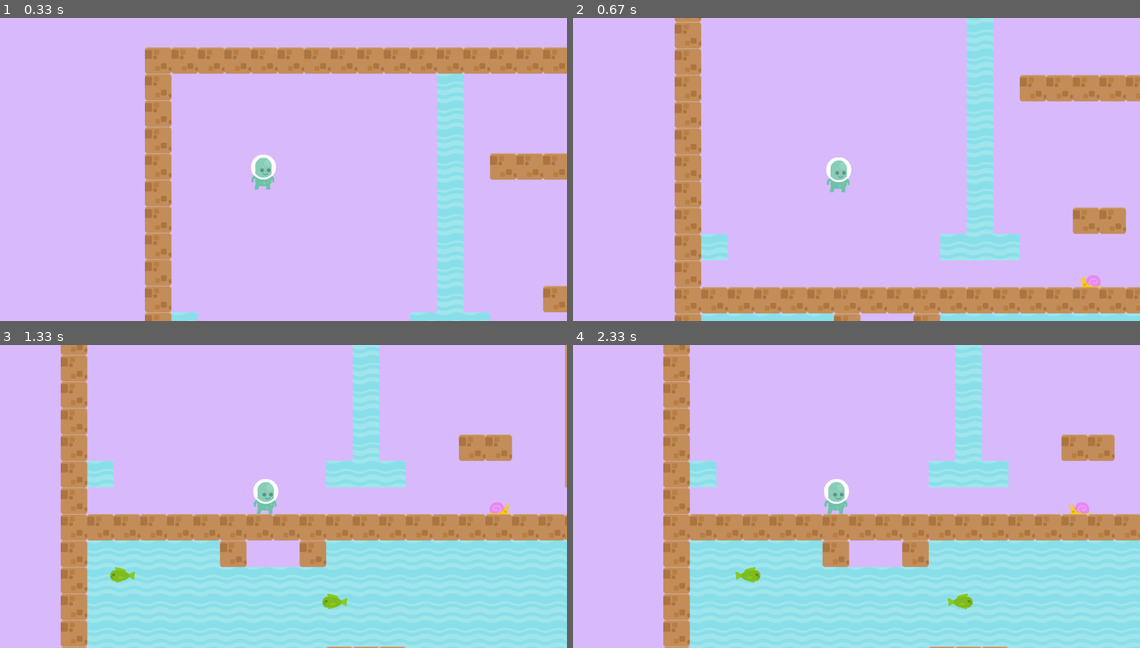
Above: before the commit, frames 1-4 (two rows, left to right).
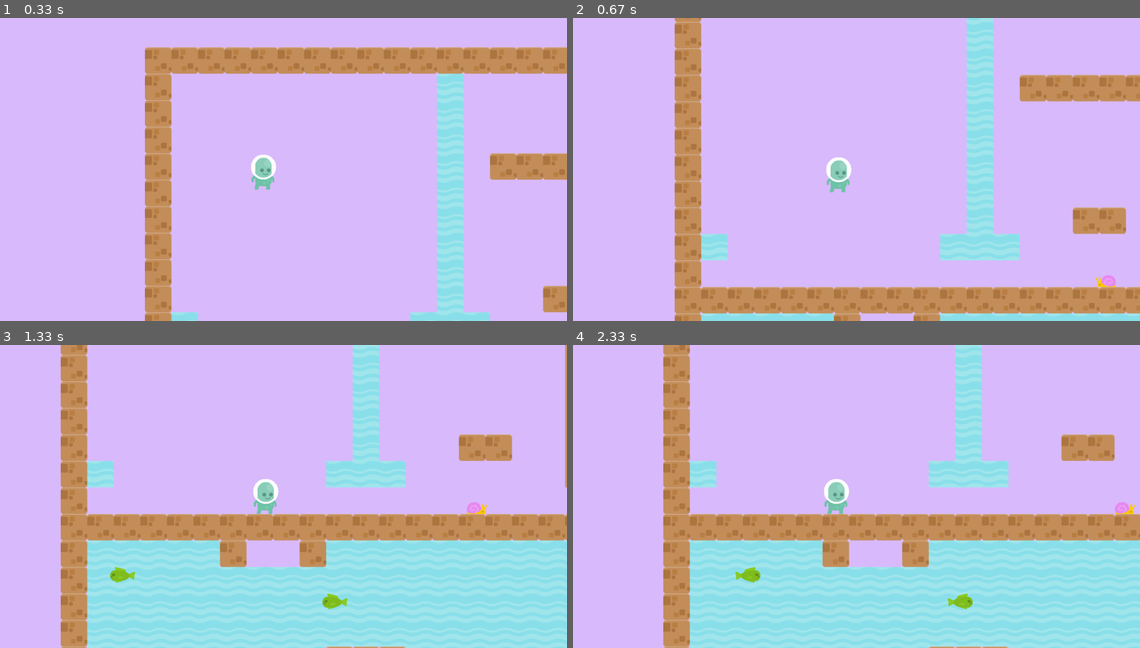
Above: after the commit, the same moments.

Repository: MahentNik/Project_pygame
Game: pygame game, started from main.py
Same seed, same stepped clock (60 frames per second), same inputs: the game is played once before the commit and once after it.
Inputs:
- Up to frame 1 (0.33 s): no input
- Up to frame 2 (0.67 s): hold Right from 0.33 s (still down)
- Up to frame 3 (1.33 s): release Right at 0.8 s; hold Up 0.83-1.13 s; hold Right from 1.17 s (still down)
- Up to frame 4 (2.33 s): release Right at 1.63 s; hold Left 1.67-2.2 s

Frame 1 is identical in both runs. In frame 2, 0.2% of the frame differs, in the area x 89-96%, y 84-89%; in frame 3, 0.2%; in frame 4, 0.2%, in the area x 87-100%, y 51-56%.

Commit message:
new snail не сменяется кадр

Diff:
--- a/main.py
+++ b/main.py
@@ -59,11 +59,11 @@
                 Ladder(x, y, tile_width, tile_height, images[4], ladder_group, all_sprites)
             elif name_level[y][x] == 's':
                 Air(x, y, tile_width, tile_height, air_group, all_sprites)
-                Snail(x, y, tile_width, tile_height, images[2], enemy_group, all_sprites)
+                snail = Snail(x, y, tile_width, tile_height, images[2], enemy_group, all_sprites)
             elif name_level[y][x] == 'f':
                 Water(x, y, tile_width, tile_height, images[5], water_group, all_sprites)
                 Fish(x, y, tile_width, tile_height, images[3], enemy_group, all_sprites)
-    return hero, x, y
+    return hero, snail, x, y
 
 
 def main():
@@ -71,7 +71,7 @@
 
     pygame.display.set_caption('game')
     screen = pygame.display.set_mode(WINDOW_SIZE)
-    pygame.mouse.set_visible(False)
+    pygame.mouse.set_visible(True)
 
     # музыка
     pygame.mixer.music.load('data/song.ogg')
@@ -80,19 +80,22 @@
     # загрузка картинок
     hero_im = load_image('p1_stand.png', -1)
     brick = load_image('brickWall.png', -1)
-    snail_image = load_image('snailWalk1.png', -1)
+    snail_images = [load_image('snailWalk1.png', -1), load_image('snailWalk2.png', -1)]
     fish_image = load_image('fishSwim1.png', -1)
     ladder_image = load_image('ladder_mid.png', -2)
     water_image = load_image('liquidWater.png')
-    images = [hero_im, brick, snail_image, fish_image, ladder_image, water_image]
+    images = [hero_im, brick, snail_images, fish_image, ladder_image, water_image]
 
     clock = pygame.time.Clock()
-    hero, level_x, level_y = create_level(PRIMITIVE_LEVEL, images)
+    hero, snail, level_x, level_y = create_level(PRIMITIVE_LEVEL, images)
     camera = Camera((level_x, level_y), WIDTH, HEIGHT)
     is_left = is_right = False
     up = False
     wat_up = False
     wat_down = False
+
+    snail_event = pygame.USEREVENT + 1
+    pygame.time.set_timer(snail_event, 20)
 
     running = True
     while running:
@@ -121,6 +124,10 @@
                     is_right = False
                 elif event.key == pygame.K_LEFT:
                     is_left = False
+            if event.type == snail_event:
+                snail.frame_change()
+                print(1)
+
         camera.update(hero)
 
         for sprite in all_sprites:
--- a/snail.py
+++ b/snail.py
@@ -3,19 +3,21 @@
 
 class Snail(pygame.sprite.Sprite):
 
-    def __init__(self, pos_x, pos_y, tile_width, tile_height, image, *groups):
+    def __init__(self, pos_x, pos_y, tile_width, tile_height, images, *groups):
         super().__init__(*groups)
-        self.image = image
-        self.not_mirrored_image = image
+        self.frames = images
+        self.cur_frame = 0
+        self.image = self.frames[self.cur_frame]
+        self.not_mirrored_image = self.image
         self.mirror_image = pygame.transform.flip(self.image, True, False)
-        self.snail_speed = 3
+        self.snail_speed = 2
         self.moves = 0
         self.flag = True
         self.rect = self.image.get_rect().move(tile_width * pos_x,
                                                tile_height * pos_y + 39)
 
     def update(self):
-        if (self.moves // 50) % 2 == 0:
+        if (self.moves // 70) % 2 == 0:
             self.flag = True
         else:
             self.flag = False
@@ -28,3 +30,7 @@
             self.image = self.mirror_image
             self.rect = self.rect.move(self.snail_speed, 0)
             self.moves += 1
+
+    def frame_change(self):
+        self.cur_frame = (self.cur_frame + 1) % len(self.frames)
+        self.image = self.frames[self.cur_frame]
